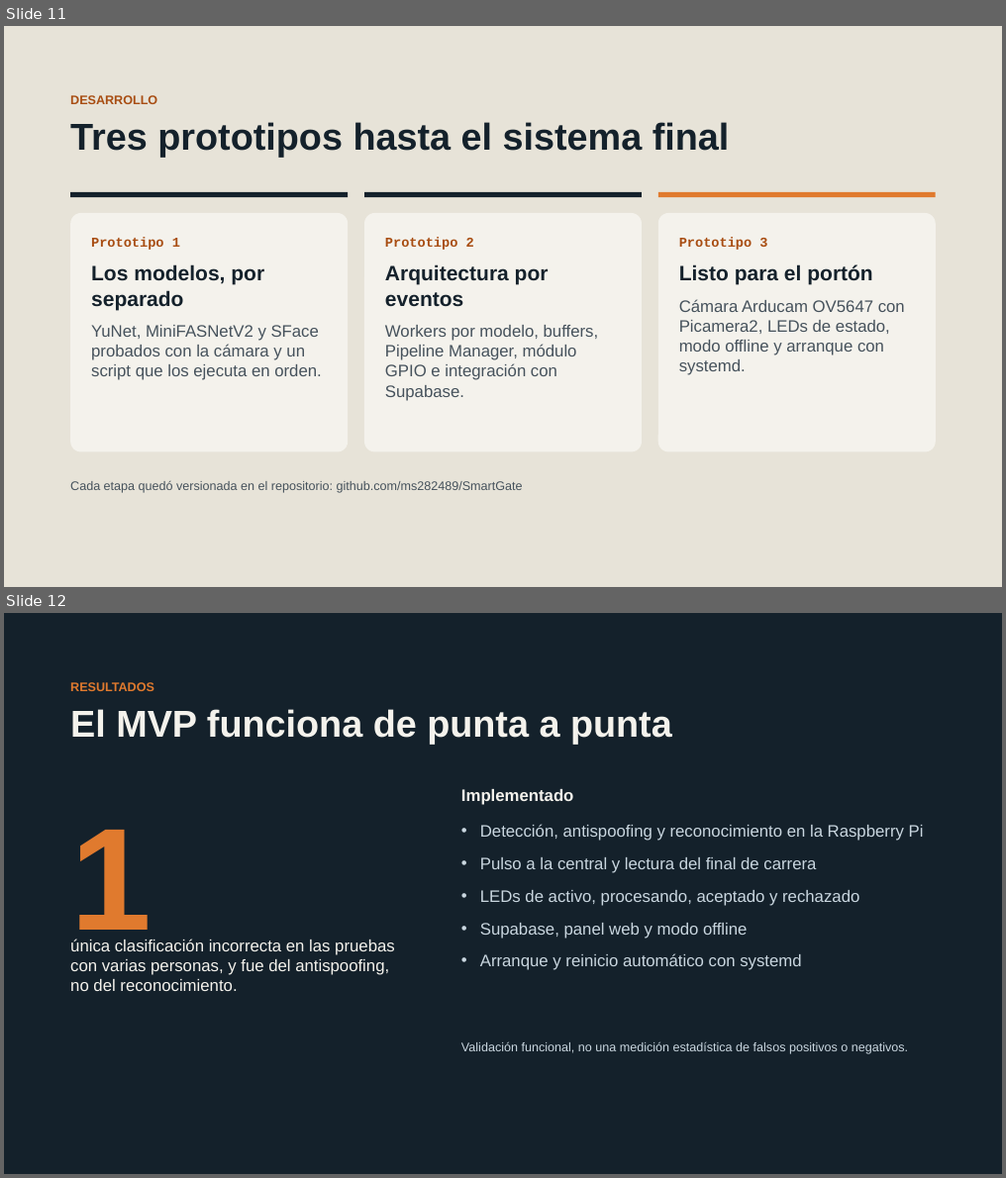
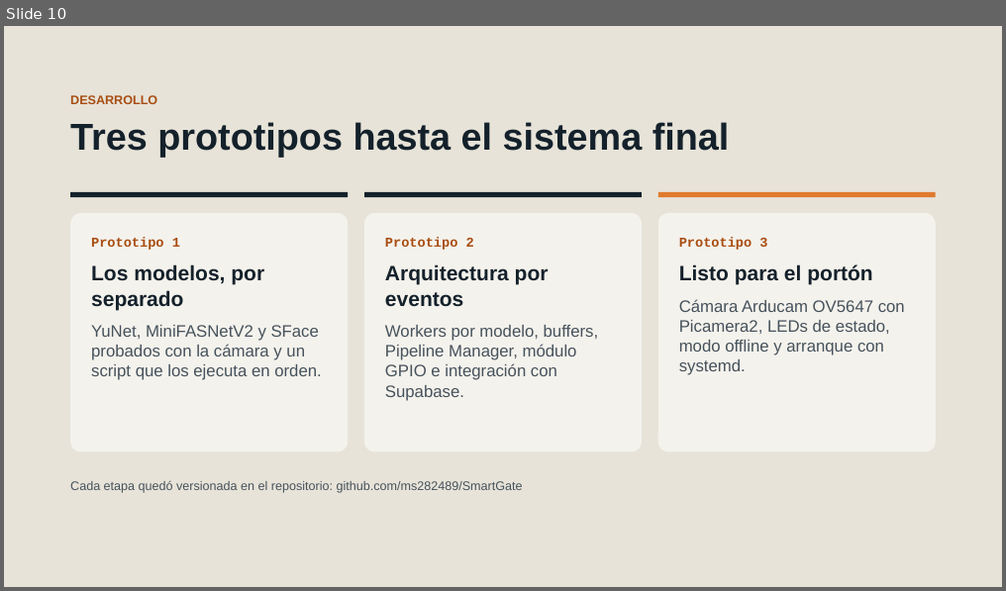
Before and after one commit to ms282489/SmartGate, a slide deck: docs/SmartGate_Presentacion.pptx. Shown one above the other, each under a label of ours: slides 11 and 12 before the commit, slide 10 after it. The pictures are 1006x1178 and 1006x591 pixels, drawn with LibreOffice and Linux fonts; fonts in the diff are those of the drawing. Boxes give left, top, right and bottom in pixels: in the first picture for what was removed or moved away, otherwise in the second. Text is boxed around its words. In the diff, an @@ line names an element or a change of style, - is before the commit and + after.

```diff
--- a/docs/SmartGate_Presentacion.pptx
+++ b/docs/SmartGate_Presentacion.pptx
@@ slide 12 removed at (x1=4, y1=613, x2=1002, y2=1174), background #14212B @@
@@ text removed at (x1=70, y1=682, x2=154, y2=691) @@
-RESULTADOS
@@ text removed at (x1=70, y1=709, x2=672, y2=745) @@
-El MVP funciona de punta a punta
@@ text removed at (x1=461, y1=789, x2=573, y2=805) @@
-Implementado
@@ text removed at (x1=70, y1=830, x2=152, y2=952) @@
-1
@@ text removed at (x1=480, y1=824, x2=924, y2=970) @@
-• Detección, antispoofing y reconocimiento en la Raspberry Pi
-• Pulso a la central y lectura del final de carrera
-• LEDs de activo, procesando, aceptado y rechazado
-• Supabase, panel web y modo offline
-• Arranque y reinicio automático con systemd
@@ text removed at (x1=70, y1=939, x2=395, y2=991) @@
-única clasificación incorrecta en las pruebas con varias personas, y fue del antispoofing, no del reconocimiento.
@@ text removed at (x1=461, y1=1042, x2=908, y2=1055) @@
-Validación funcional, no una medición estadística de falsos positivos o negativos.
@@ what was slide 11 is now slide 10 @@
```
Also in this commit, not shown: 1 slide changed, 2 slides added, 2 other slides removed.
